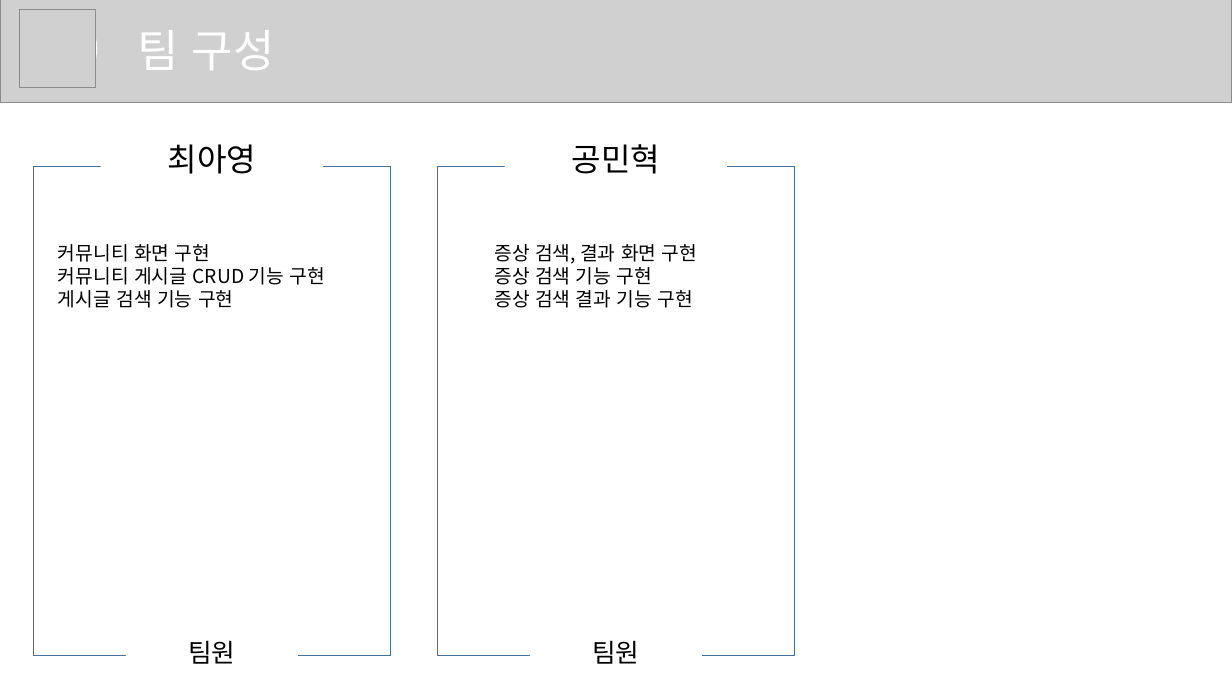
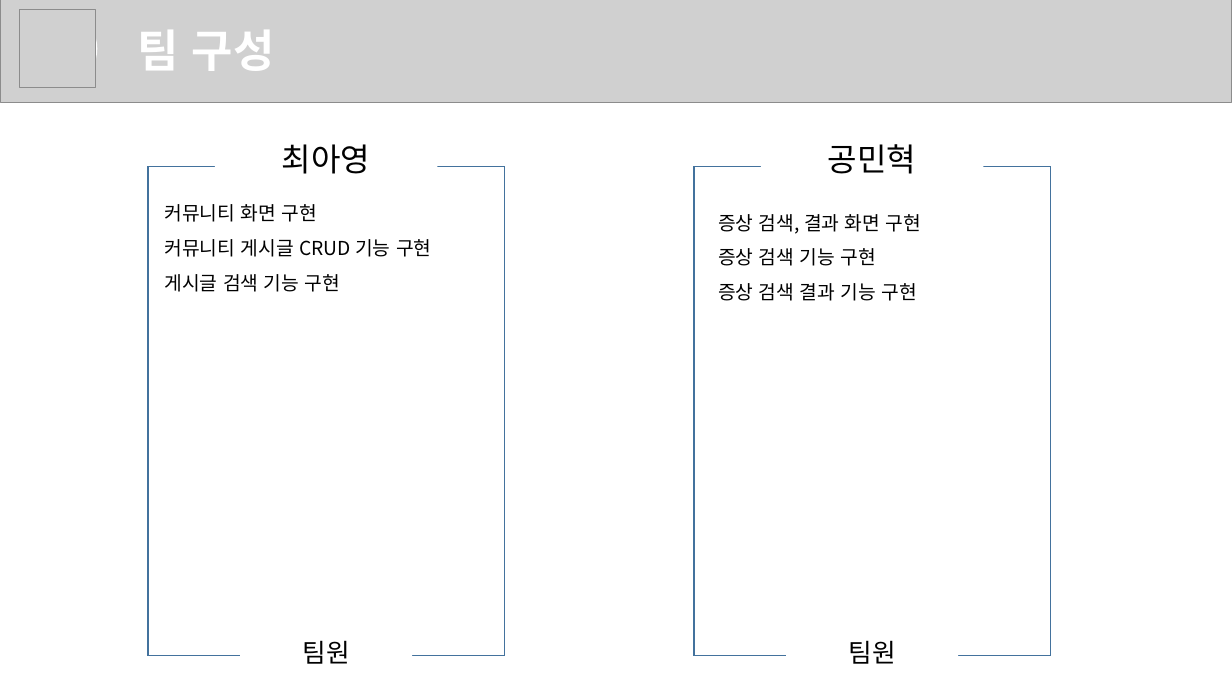
Before and after one commit to SleepingAlbaricoque/swiftER, a slide deck: slide 5 of swiftER 발표 보고서.pptx. Drawn at 1232x693 pixels with LibreOffice and Linux fonts; fonts in the diff are those of the drawing; grey boxes stand for pictures. Boxes give left, top, right and bottom in pixels: in the first picture for what was removed or moved away, otherwise in the second. Text is boxed around its words. In the diff, an @@ line names an element or a change of style, - is before the commit and + after.

```diff
--- a/swiftER 발표 보고서.pptx
+++ b/swiftER 발표 보고서.pptx
@@ text "팀 구성" at <box>138,30,275,71</box>: bold on @@
@@ 2 texts, 1 rectangle: place and size @@
-2 texts, 1 rectangle at <box>34,144,391,664</box>
+2 texts, 1 rectangle at <box>148,144,505,664</box>
@@ 2 texts, 1 rectangle: place and size @@
-2 texts, 1 rectangle at <box>438,144,795,664</box>
+2 texts, 1 rectangle at <box>694,144,1051,664</box>
@@ text "커뮤니티 화면 구현": place and size @@
-text "커뮤니티 화면 구현" at <box>58,244,324,308</box>
+text "커뮤니티 화면 구현" at <box>165,204,431,292</box>
@@ text "커뮤니티 화면 구현" at <box>165,204,431,292</box>: line spacing 1 to 1.5 @@
@@ text "증상 검색, 결과 화면 구현" at <box>718,214,921,301</box>: line spacing 1 to 1.5 @@
@@ text "증상 검색, 결과 화면 구현": place and size @@
-text "증상 검색, 결과 화면 구현" at <box>494,244,697,308</box>
+text "증상 검색, 결과 화면 구현" at <box>718,214,921,301</box>
```
Also in this commit, not shown: 8 other slides changed, 1 slide added.
